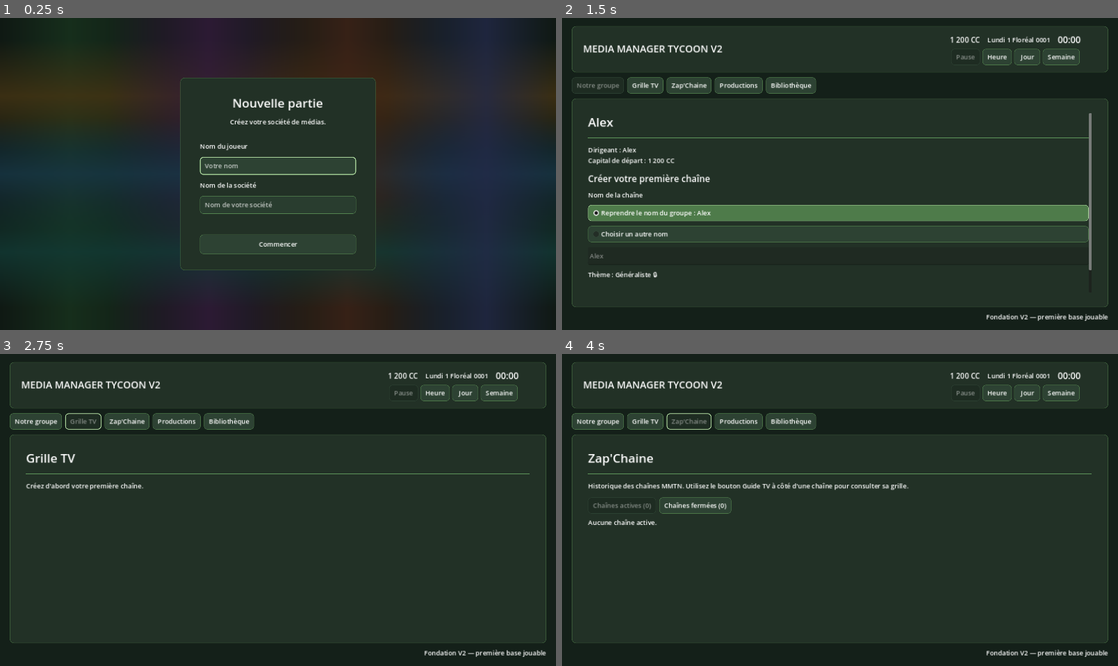
Above: before the commit, frames 1-4 (two rows, left to right).
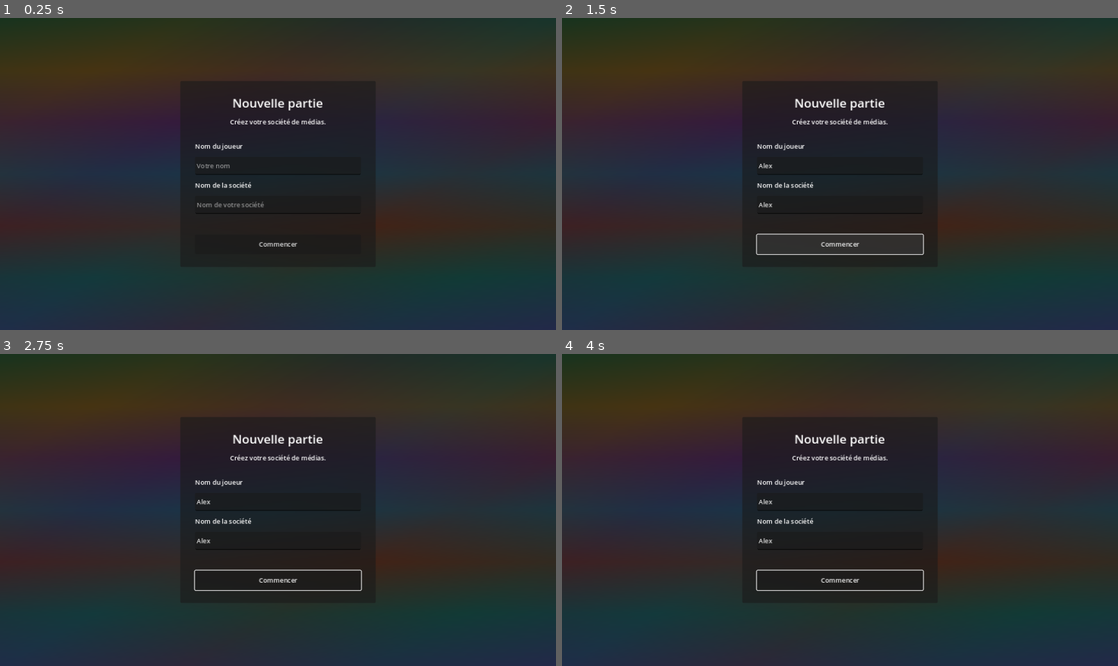
Above: after the commit, the same moments.

Repository: Adrienco69/MediaManagerTycoon_V2
Game: Godot game, scene res://scenes/main.tscn
Two runs of this game, one before a commit and one after it. Both use one fixed random seed, a clock stepped at 60 frames per second and the inputs below.
Inputs (mouse positions are in pixels of both pictures, inside the frame that each line leads up to):
- Up to frame 1 (0.25 s): no input
- Up to frame 2 (1.5 s): click (840, 164) at 0.52 s; type "Alex" at 0.6 s; click (840, 205) at 0.75 s; type "Alex" at 0.83 s; click "Commencer" at 1.25 s
- Up to frame 3 (2.75 s): click "Grille TV" at 2 s
- Up to frame 4 (4 s): click "Notre groupe" at 2.75 s; click "Zap'Chaine" at 3.5 s

The runs differ from the first frame. In frame 1, 26% of the frame differs, in the area x 0-100%, y 0-100%; in frame 2, 35%, in the area x 0-100%, y 2-100%; in frame 3, 27%; in frame 4, 27%.
Error after the commit: Parse Error: Too few arguments for "render()" call. Expected at least 4 but received 3. (res://scripts/main.gd:318)

Commit message:
Rend les titres de la Bibliothèque cliquables

Diff:
--- a/scripts/ui/library_page_controller.gd
+++ b/scripts/ui/library_page_controller.gd
@@ -8,11 +8,12 @@
 static func render(
 	content_container: VBoxContainer,
 	page_description: Label,
-	programs: Array[Dictionary]
+	programs: Array[Dictionary],
+	on_open_program: Callable
 ) -> void:
 	clear(content_container)
 	page_description.size_flags_vertical = Control.SIZE_SHRINK_BEGIN
-	page_description.text = "Tous les programmes possédés par votre groupe."
+	page_description.text = "Tous les programmes possédés par votre groupe. Cliquez sur un titre pour ouvrir sa fiche."
 
 	var dynamic: VBoxContainer = VBoxContainer.new()
 	dynamic.name = DYNAMIC_NODE_NAME
@@ -23,7 +24,7 @@
 	count_label.text = "%d programme(s) dans la Bibliothèque" % programs.size()
 	dynamic.add_child(count_label)
 
-	_build_table(dynamic, programs)
+	_build_table(dynamic, programs, on_open_program)
 
 
 static func clear(content_container: VBoxContainer) -> void:
@@ -33,7 +34,11 @@
 		existing.queue_free()
 
 
-static func _build_table(parent: VBoxContainer, programs: Array[Dictionary]) -> void:
+static func _build_table(
+	parent: VBoxContainer,
+	programs: Array[Dictionary],
+	on_open_program: Callable
+) -> void:
 	if programs.is_empty():
 		var empty_label: Label = Label.new()
 		empty_label.text = "Votre Bibliothèque est vide."
@@ -53,7 +58,7 @@
 	_add_cell(table, "État", 4, true)
 
 	for program: Dictionary in programs:
-		_add_cell(table, String(program.get("name", "")), 0, false)
+		_add_program_button_cell(table, program, on_open_program)
 		_add_cell(table, String(program.get("format", "")), 1, false)
 		_add_cell(table, "%d min" % int(program.get("duration_minutes", 0)), 2, false)
 		_add_cell(table, _get_available_episode_text(program), 3, false)
@@ -77,7 +82,38 @@
 	return status
 
 
+static func _add_program_button_cell(
+	table: GridContainer,
+	program: Dictionary,
+	on_open_program: Callable
+) -> void:
+	var panel: PanelContainer = _create_cell_panel(0)
+	table.add_child(panel)
+
+	var button: Button = Button.new()
+	button.text = String(program.get("name", ""))
+	button.tooltip_text = "Ouvrir la fiche de %s" % button.text
+	button.alignment = HORIZONTAL_ALIGNMENT_LEFT
+	button.size_flags_horizontal = Control.SIZE_EXPAND_FILL
+	button.custom_minimum_size = Vector2(0, 34)
+	button.pressed.connect(on_open_program.bind(program.duplicate(true)))
+	panel.add_child(button)
+
+
 static func _add_cell(table: GridContainer, text: String, column: int, is_header: bool) -> void:
+	var panel: PanelContainer = _create_cell_panel(column)
+	table.add_child(panel)
+
+	var label: Label = Label.new()
+	label.text = text
+	label.vertical_alignment = VERTICAL_ALIGNMENT_CENTER
+	label.autowrap_mode = TextServer.AUTOWRAP_WORD_SMART
+	if is_header:
+		label.add_theme_font_size_override("font_size", 16)
+	panel.add_child(label)
+
+
+static func _create_cell_panel(column: int) -> PanelContainer:
 	var panel: PanelContainer = PanelContainer.new()
 	panel.custom_minimum_size = Vector2(COLUMN_WIDTHS[column], 44)
 
@@ -93,12 +129,4 @@
 	box.content_margin_top = 7.0
 	box.content_margin_bottom = 7.0
 	panel.add_theme_stylebox_override("panel", box)
-	table.add_child(panel)
-
-	var label: Label = Label.new()
-	label.text = text
-	label.vertical_alignment = VERTICAL_ALIGNMENT_CENTER
-	label.autowrap_mode = TextServer.AUTOWRAP_WORD_SMART
-	if is_header:
-		label.add_theme_font_size_override("font_size", 16)
-	panel.add_child(label)
+	return panel
